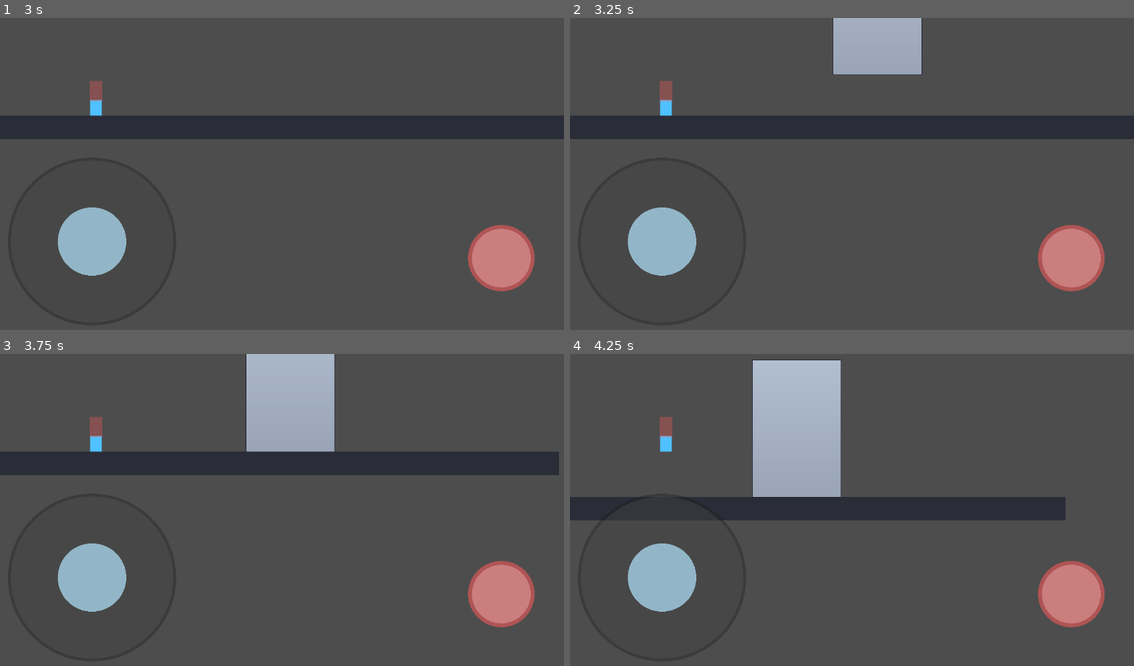
Above: before the commit, frames 1-4 (two rows, left to right).
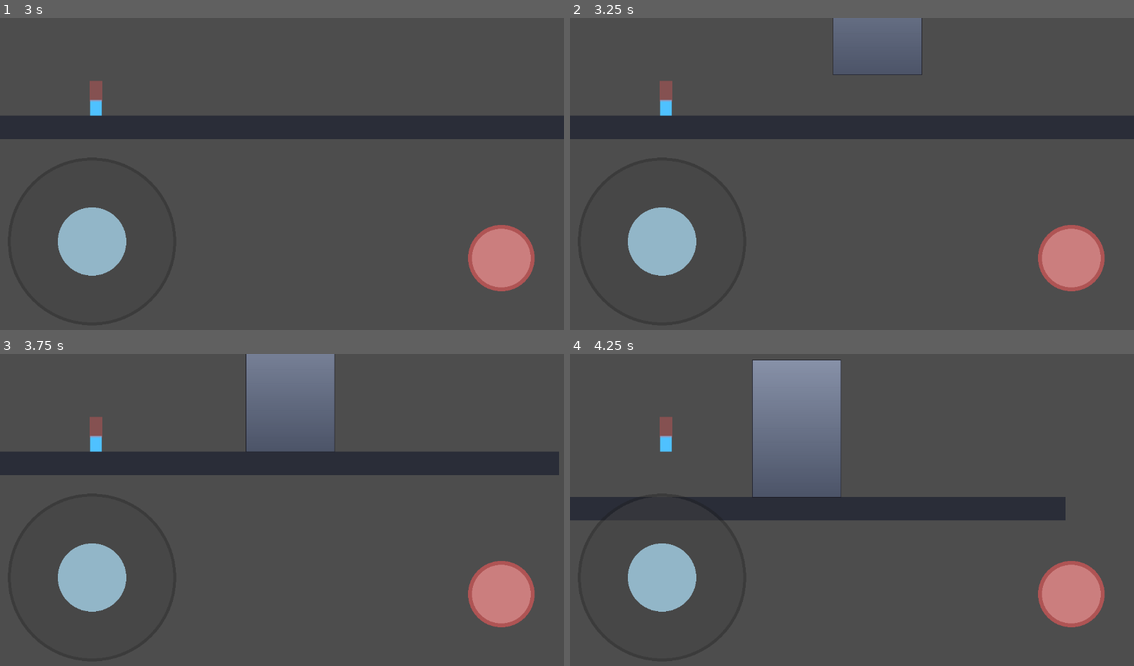
Above: after the commit, the same moments.

Repository: jenemia/BuildingSlash
Game: Godot game, scene res://node_2d.tscn
Same seed, same stepped clock (60 frames per second), same inputs: the game is played once before the commit and once after it.
Inputs (mouse positions are in pixels of both pictures, inside the frame that each line leads up to):
- Up to frame 1 (3 s): move the mouse to (406, 161) at 0.52 s; hold D (move_right) 0.53-1.25 s; tap Z (attack) at 0.6, 2.1 s; click (406, 161) at 0.67 s; tap Space (jump) at 0.77 s; drag from (169, 192) to (95, 89) at 1.27 s; move the mouse to (338, 105) at 2.02 s; hold A (move_left) 2.03-2.75 s; drag from (253, 239) to (112, 127) at 2.77 s
- Up to frame 2 (3.25 s): no input
- Up to frame 3 (3.75 s): move the mouse to (451, 559) at 3.52 s; hold D (move_right) from 3.53 s (still down); tap Z (attack) at 3.6 s
- Up to frame 4 (4.25 s): keep holding D (move_right); tap Space (jump) at 3.77 s

Frame 1 is identical in both runs. In frame 2, 2.9% of the frame differs, in the area x 46-63%, y 0-19%; in frame 3, 4.9%; in frame 4, 6.9%, in the area x 32-49%, y 2-46%.
Error after the commit: Invalid access to property or key 'shape' on a base object of type 'Nil'. (res://scripts/world/falling_block.gd:96)

Commit message:
feat(world): implement t05 block durability tiers

Diff:
--- /dev/null
+++ b/scripts/world/block_data.gd
@@ -0,0 +1,53 @@
+extends RefCounted
+class_name BlockData
+
+enum Tier {
+	SOFT,
+	NORMAL,
+	HARD,
+}
+
+static func default_config_by_tier(tier: Tier) -> Dictionary:
+	match tier:
+		Tier.SOFT:
+			return {
+				"label": "SOFT",
+				"max_hp": 2,
+				"score_value": 10,
+				"color_top": Color(0.56, 0.93, 0.83, 0.95),
+				"color_bottom": Color(0.33, 0.83, 0.72, 0.95),
+			}
+		Tier.HARD:
+			return {
+				"label": "HARD",
+				"max_hp": 6,
+				"score_value": 30,
+				"color_top": Color(0.53, 0.57, 0.66, 0.98),
+				"color_bottom": Color(0.30, 0.33, 0.41, 0.98),
+			}
+		_:
+			return {
+				"label": "NORMAL",
+				"max_hp": 4,
+				"score_value": 20,
+				"color_top": Color(0.93, 0.84, 0.58, 0.95),
+				"color_bottom": Color(0.82, 0.68, 0.34, 0.95),
+			}
+
+static func tier_from_name(value: String) -> Tier:
+	match value.to_upper():
+		"SOFT":
+			return Tier.SOFT
+		"HARD":
+			return Tier.HARD
+		_:
+			return Tier.NORMAL
+
+static func tier_to_name(tier: Tier) -> String:
+	match tier:
+		Tier.SOFT:
+			return "SOFT"
+		Tier.HARD:
+			return "HARD"
+		_:
+			return "NORMAL"
--- a/scripts/world/falling_block.gd
+++ b/scripts/world/falling_block.gd
@@ -1,4 +1,6 @@
 extends CharacterBody2D
+
+const BlockData = preload("res://scripts/world/block_data.gd")
 
 @export var max_floors: int = 10
 @export var floor_height: float = 28.0
@@ -7,10 +9,18 @@
 @export var max_fall_speed: float = 520.0
 @export var despawn_y: float = 980.0
 @export var debug_print: bool = false
+@export_enum("SOFT", "NORMAL", "HARD") var tier_name: String = "NORMAL"
 
 signal touched_player(player: Node)
+signal block_broken(block: Node, tier: String, score_value: int)
 
 var current_floors: int
+var block_tier: int = BlockData.Tier.NORMAL
+var max_hp: int = 1
+var current_hp: int = 1
+var score_value: int = 0
+var _color_top: Color = Color(0.93, 0.84, 0.58, 0.95)
+var _color_bottom: Color = Color(0.82, 0.68, 0.34, 0.95)
 
 @onready var collision_shape: CollisionShape2D = $CollisionShape2D
 @onready var body_visual: Polygon2D = $BodyVisual
@@ -19,7 +29,7 @@
 	current_floors = max_floors
 	add_to_group("hittable")
 	add_to_group("falling_block")
-	_rebuild_visual_and_collision()
+	set_block_tier(BlockData.tier_from_name(tier_name))
 
 func _physics_process(delta: float) -> void:
 	var gravity := ProjectSettings.get_setting("physics/2d/default_gravity", 980.0) as float
@@ -42,15 +52,43 @@
 			if debug_print:
 				print("[FallingBlock] touched player=%s" % collider.name)
 
+func set_block_tier(tier: int) -> void:
+	block_tier = tier
+	tier_name = BlockData.tier_to_name(block_tier)
+
+	var config := BlockData.default_config_by_tier(block_tier)
+	max_hp = int(config.get("max_hp", 1))
+	current_hp = max_hp
+	score_value = int(config.get("score_value", 0))
+	_color_top = config.get("color_top", Color.WHITE)
+	_color_bottom = config.get("color_bottom", Color.GRAY)
+
+	_rebuild_visual_and_collision()
+	if debug_print:
+		print("[FallingBlock] tier=%s hp=%d score=%d" % [tier_name, current_hp, score_value])
+
+func take_damage(amount: int, source: Node = null) -> void:
+	var dmg := max(1, amount)
+	current_hp = max(0, current_hp - dmg)
+
+	if debug_print:
+		var source_name := "unknown" if source == null else source.name
+		print("[FallingBlock] damage by=%s tier=%s hp=%d/%d" % [source_name, tier_name, current_hp, max_hp])
+
+	if current_hp <= 0:
+		break_block()
+		return
+
+	current_floors = max(1, int(round((float(current_hp) / float(max_hp)) * float(max_floors))))
+	_rebuild_visual_and_collision()
+
 func take_hit(damage: int, source: Node) -> void:
-	var floors_lost: int = max(1, damage)
-	current_floors = max(0, current_floors - floors_lost)
-	if debug_print:
-		print("[FallingBlock] hit by=%s floors=%d/%d" % [source.name, current_floors, max_floors])
-	if current_floors <= 0:
-		queue_free()
-		return
-	_rebuild_visual_and_collision()
+	# T02 호환용 별칭: 기존 공격 스크립트가 take_hit를 호출한다.
+	take_damage(damage, source)
+
+func break_block() -> void:
+	emit_signal("block_broken", self, tier_name, score_value)
+	queue_free()
 
 func _rebuild_visual_and_collision() -> void:
 	var total_h := current_floors * floor_height
@@ -66,16 +104,13 @@
 		Vector2(-floor_width * 0.5, 0)
 	])
 	body_visual.polygon = points
-	body_visual.vertex_colors = _build_floor_vertex_colors()
+	body_visual.vertex_colors = PackedColorArray([
+		_color_top,
+		_color_top,
+		_color_bottom,
+		_color_bottom,
+	])
 	queue_redraw()
-
-func _build_floor_vertex_colors() -> PackedColorArray:
-	return PackedColorArray([
-		Color(0.70, 0.75, 0.82, 1.0),
-		Color(0.70, 0.75, 0.82, 1.0),
-		Color(0.60, 0.65, 0.72, 1.0),
-		Color(0.60, 0.65, 0.72, 1.0)
-	])
 
 func _draw() -> void:
 	var total_h := current_floors * floor_height
@@ -86,8 +121,8 @@
 		var y_top := -total_h + i * floor_height
 		var y_bottom := y_top + floor_height
 		var t := float(i) / maxf(1.0, float(max_floors - 1))
-		var floor_color := Color.from_hsv(0.58 - t * 0.45, 0.55, 0.95, 0.45)
+		var floor_color := _color_top.lerp(_color_bottom, t)
 		draw_rect(Rect2(Vector2(left, y_top), Vector2(floor_width, floor_height - 1.0)), floor_color, true)
-		draw_line(Vector2(left, y_bottom), Vector2(right, y_bottom), Color(0.12, 0.12, 0.16, 0.75), 1.5)
+		draw_line(Vector2(left, y_bottom), Vector2(right, y_bottom), Color(0.10, 0.10, 0.14, 0.78), 1.5)
 
 	draw_rect(Rect2(Vector2(left, -total_h), Vector2(floor_width, total_h)), Color(0.1, 0.1, 0.14, 0.95), false, 2.0)
--- a/scripts/world/falling_block_spawner.gd
+++ b/scripts/world/falling_block_spawner.gd
@@ -1,4 +1,6 @@
 extends Node2D
+
+const BlockData = preload("res://scripts/world/block_data.gd")
 
 @export var block_scene: PackedScene
 @export var spawn_interval: float = 1.8
@@ -6,6 +8,9 @@
 @export var spawn_x_max: float = 760.0
 @export var spawn_y: float = -40.0
 @export var max_alive: int = 1
+@export var soft_weight: float = 0.55
+@export var normal_weight: float = 0.35
+@export var hard_weight: float = 0.10
 
 var _time_left: float = 0.0
 
@@ -28,4 +33,21 @@
 
 	var block := block_scene.instantiate() as Node2D
 	block.position = Vector2(randf_range(spawn_x_min, spawn_x_max), spawn_y)
+	if block.has_method("set_block_tier"):
+		block.call("set_block_tier", _pick_tier())
 	get_parent().add_child(block)
+
+func _pick_tier() -> int:
+	var s := maxf(0.0, soft_weight)
+	var n := maxf(0.0, normal_weight)
+	var h := maxf(0.0, hard_weight)
+	var total := s + n + h
+	if total <= 0.0:
+		return BlockData.Tier.NORMAL
+
+	var r := randf() * total
+	if r < s:
+		return BlockData.Tier.SOFT
+	if r < s + n:
+		return BlockData.Tier.NORMAL
+	return BlockData.Tier.HARD
Not shown, added: scripts/world/block_data.gd.uid
Not shown, changed: PROTOTYPE_TRACKER.md
Not shown, changed: index.html
Not shown, changed: index.pck
